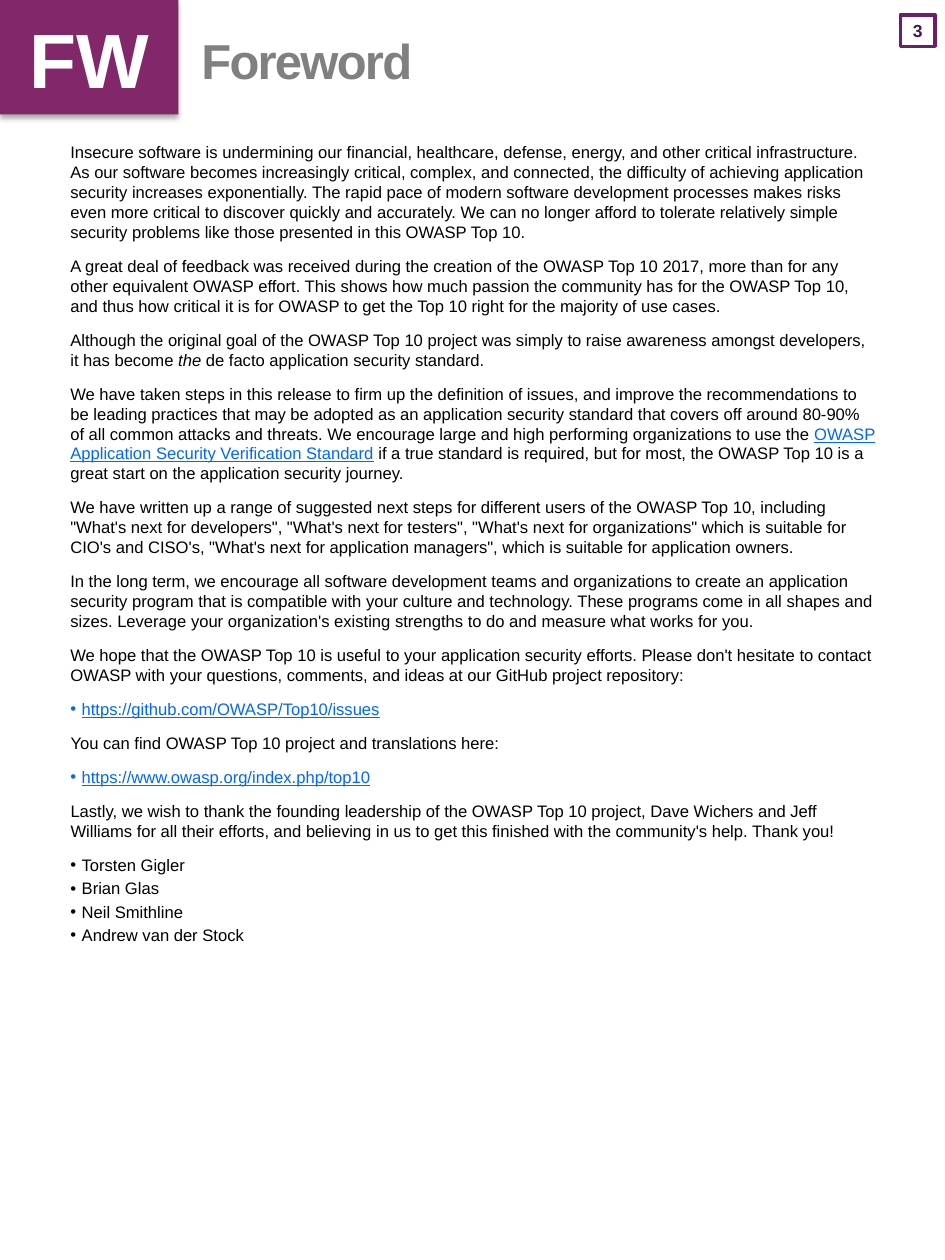
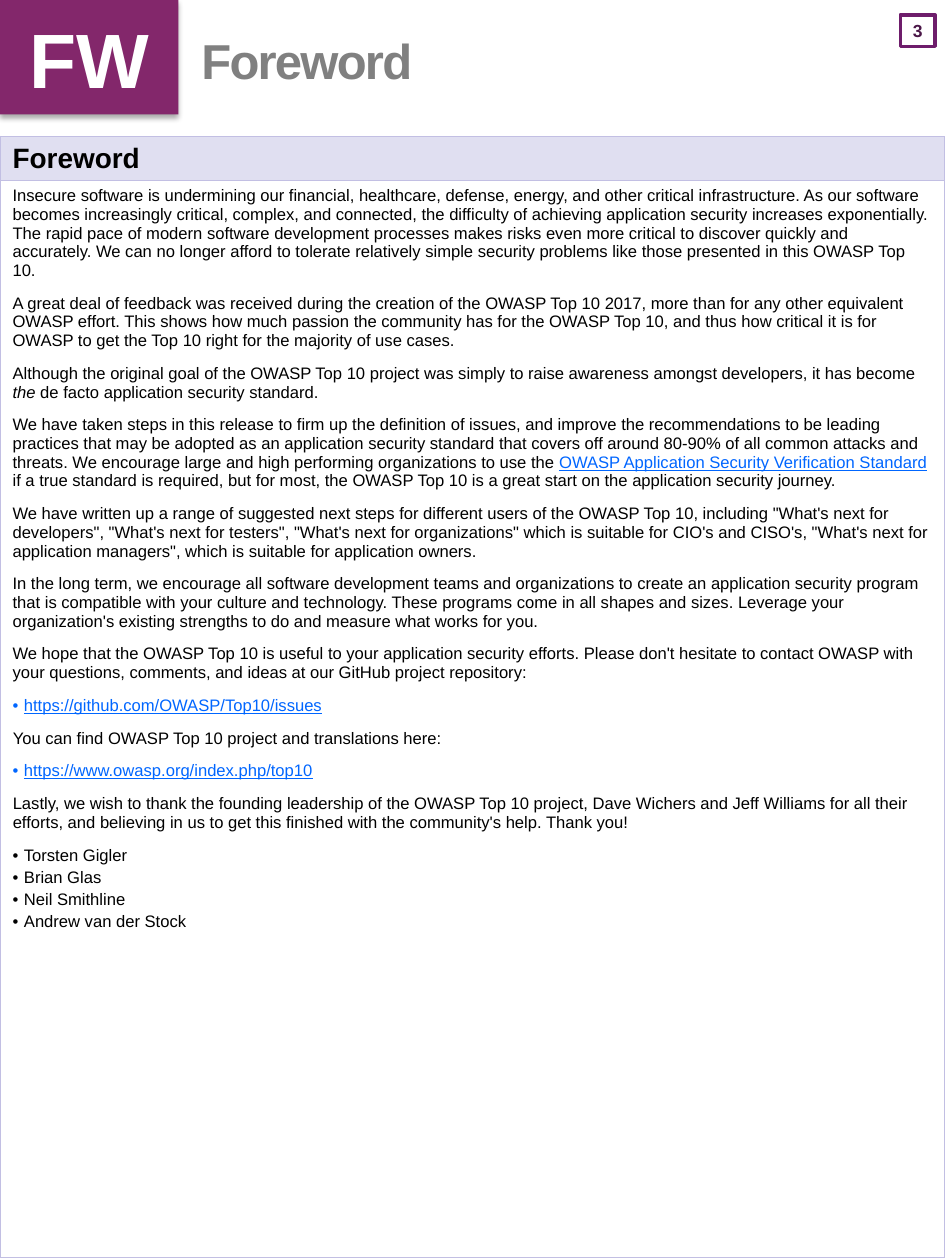
Before and after one commit to OWASP/Top10, a slide deck: slide 4 of 2017/OWASP Top 10 2017 GM (en).pptx. Drawn at 945x1260 pixels with LibreOffice and Linux fonts; fonts in the diff are those of the drawing. Boxes give left, top, right and bottom in pixels: in the first picture for what was removed or moved away, otherwise in the second. Text is boxed around its words. In the diff, an @@ line names an element or a change of style, - is before the commit and + after.

Commit message:
Updated 'OWASP Top 10 2017 GM (en)': PPTX and PDF
OWASP Top 10 2017 GM (en).pptx
OWASP Top 10 2017 GM (en).pdf

```diff
--- a/2017/OWASP Top 10 2017 GM (en).pptx
+++ b/2017/OWASP Top 10 2017 GM (en).pptx
@@ table added at (0, 136, 945, 1260), 2 rows, 1 columns @@
+Foreword
+Insecure software is undermining our financial, healthcare, defense, energy, and other critical infrastructure. As our software becomes increasingly critical, complex, and connected, the difficulty of achieving application security increases exponentially. The rapid pace of modern software development processes makes risks even more critical to discover quickly and accurately. We can no longer afford to tolerate relatively simple security problems like those presented in this OWASP Top 10. / A great deal of feedback was received during the creation of the OWASP Top 10 2017, more than for any other equivalent OWASP effort. This shows how much passion the community has for the OWASP Top 10, and thus how critical it is for OWASP to get the Top 10 right for the majority of use cases. / Although the original goal of the OWASP Top 10 project was simply to raise awareness amongst developers, it has become the de facto application security standard. / We have taken steps in this release to firm up the definition of issues, and improve the recommendations to be leading practices that may be adopted as an application security standard that covers off around 80-90% of all common attacks and threats. We encourage large and high performing organizations to use the OWASP Application Security Verification Standard if a true standard is required, but for most, the OWASP Top 10 is a great start on the application security journey. / We have written up a range of suggested next steps for different users of the OWASP Top 10, including "What's next for developers", "What's next for testers", "What's next for organizations" which is suitable for CIO's and CISO's, "What's next for application managers", which is suitable for application owners. / In the long term, we encourage all software development teams and organizations to create an application security program that is compatible with your culture and technology. These programs come in all shapes and sizes. Leverage your organization's existing strengths to do and measure what works for you. / We hope that the OWASP Top 10 is useful to your application security efforts. Please don't hesitate to contact OWASP with your questions, comments, and ideas at our GitHub project repository: / https://github.com/OWASP/Top10/issues / You can find OWASP Top 10 project and translations here: / https://www.owasp.org/index.php/top10 / Lastly, we wish to thank the founding leadership of the OWASP Top 10 project, Dave Wichers and Jeff Williams for all their efforts, and believing in us to get this finished with the community's help. Thank you! / Torsten Gigler / Brian Glas / Neil Smithline / Andrew van der Stock
@@ text removed at (70, 146, 875, 941) @@
-Insecure software is undermining our financial, healthcare, defense, energy, and other critical infrastructure. As our software becomes increasingly critical, complex, and connected, the difficulty of achieving application security increases exponentially. The rapid pace of modern software development processes makes risks even more critical to discover quickly and accurately. We can no longer afford to tolerate relatively simple security problems like those presented in this OWASP Top 10.
-A great deal of feedback was received during the creation of the OWASP Top 10 2017, more than for any other equivalent OWASP effort. This shows how much passion the community has for the OWASP Top 10, and thus how critical it is for OWASP to get the Top 10 right for the majority of use cases.
-Although the original goal of the OWASP Top 10 project was simply to raise awareness amongst developers, it has become the de facto application security standard.
-We have taken steps in this release to firm up the definition of issues, and improve the recommendations to be leading practices that may be adopted as an application security standard that covers off around 80-90% of all common attacks and threats. We encourage large and high performing organizations to use the OWASP Application Security Verification Standard if a true standard is required, but for most, the OWASP Top 10 is a great start on the application security journey.
-We have written up a range of suggested next steps for different users of the OWASP Top 10, including "What's next for developers", "What's next for testers", "What's next for organizations" which is suitable for CIO's and CISO's, "What's next for application managers", which is suitable for application owners.
-In the long term, we encourage all software development teams and organizations to create an application security program that is compatible with your culture and technology. These programs come in all shapes and sizes. Leverage your organization's existing strengths to do and measure what works for you.
-We hope that the OWASP Top 10 is useful to your application security efforts. Please don't hesitate to contact OWASP with your questions, comments, and ideas at our GitHub project repository:
-• https://github.com/OWASP/Top10/issues
-You can find OWASP Top 10 project and translations here:
-• https://www.owasp.org/index.php/top10
-Lastly, we wish to thank the founding leadership of the OWASP Top 10 project, Dave Wichers and Jeff Williams for all their efforts, and believing in us to get this finished with the community's help. Thank you!
-• Torsten Gigler
-• Brian Glas
-• Neil Smithline
-• Andrew van der Stock
```
Also in this commit, not shown: 25 other slides changed, 1 slide added, 1 other file.
